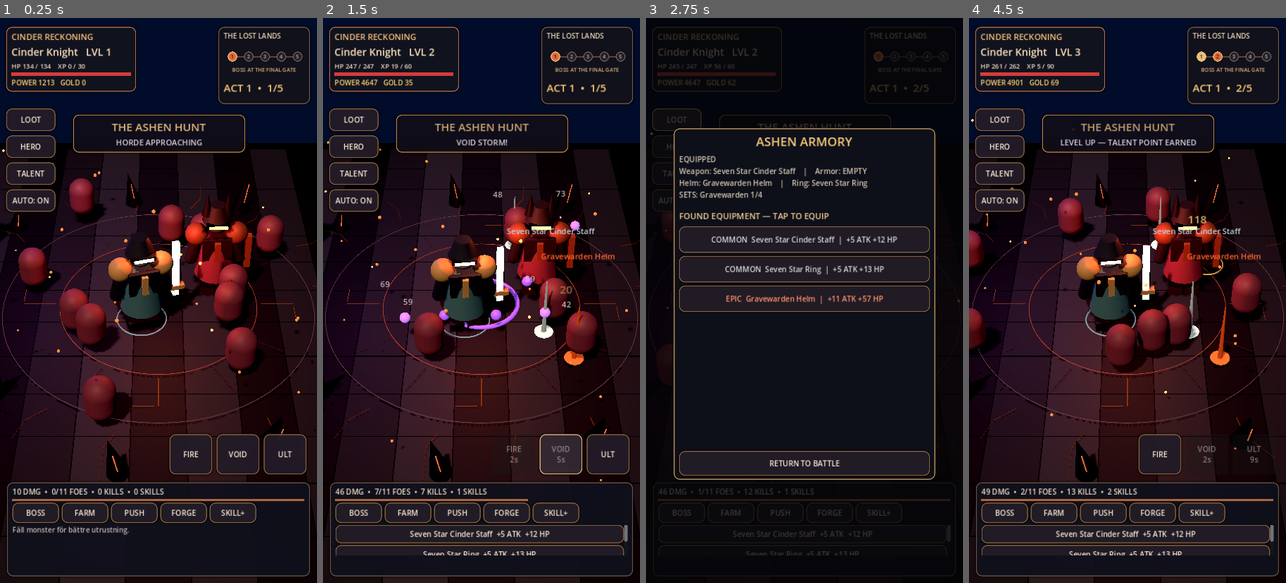
Above: before the commit, frames 1-4 (left to right).
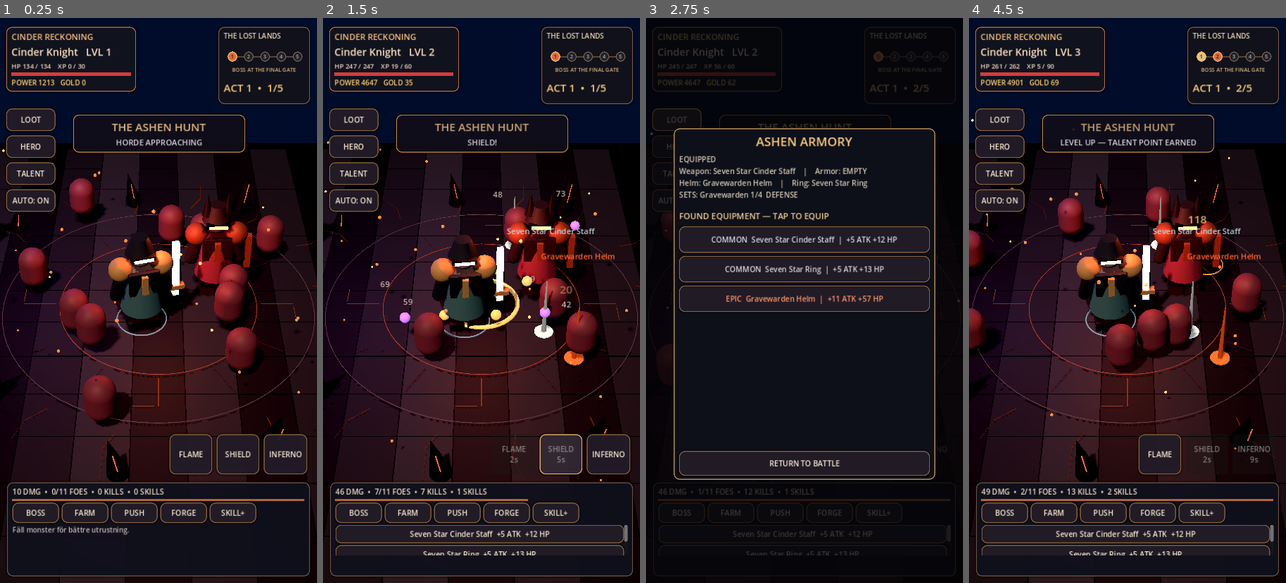
Above: after the commit, the same moments.

Repository: bananofil-wq/AshenIdle
Game: Godot game, scene res://scenes/main.tscn
Same seed, same stepped clock (60 frames per second), same inputs: the game is played once before the commit and once after it.
Inputs (mouse positions are in pixels of both pictures, inside the frame that each line leads up to):
- Up to frame 1 (0.25 s): no input
- Up to frame 2 (1.5 s): click (513, 453) at 0.5 s, where only the run before the commit has a clickable "FIRE"; click (560, 453) at 1.25 s, where only the run before the commit has a clickable "VOID"
- Up to frame 3 (2.75 s): click "LOOT" at 2 s
- Up to frame 4 (4.5 s): click "HERO" at 2.75 s; click "TALENT" at 3.5 s; click "FIRE" (after the commit: "FLAME") at 4.25 s

The runs differ from the first frame. In frame 1, 0.3% of the frame differs, in the area x 56-97%, y 73-81%; in frame 2, 0.7%, in the area x 36-97%, y 21-81%; in frame 3, less than 0.1%; in frame 4, 0.2%.

Commit message:
Differentiate the four classes' spells and add genuine 2/4-piece bonuses for each collectible set

Diff:
--- a/scripts/main.gd
+++ b/scripts/main.gd
@@ -3,6 +3,12 @@
 const CLASSES = ["Cinder Knight", "Ash Ranger", "Ember Mage", "Dusk Reaper"]
 const SETS = ["Cinderborn", "Gravewarden", "Ashen Crown"]
 const BOSS_NAMES = ["ASHEN WARDEN", "VOID HARBINGER", "BONE TYRANT"]
+const CLASS_SPELLS = [
+    ["FLAME", "SHIELD", "INFERNO"],
+    ["VOLLEY", "TRAP", "ARROWFALL"],
+    ["FIRE", "FROST", "ARCANE"],
+    ["REAP", "VOID", "NIGHTFALL"]
+]
 const SLOTS = ["Weapon", "Armor", "Helm", "Ring"]
 const SAVE_FILE = "user://save_v2.json"
 
@@ -363,8 +369,8 @@
     skill_bar.position = Vector2(385, overlay.size.y - 337)
     skill_bar.add_theme_constant_override("separation", 10)
     overlay.add_child(skill_bar)
-    for s in ["FIRE", "VOID", "ULT"]:
-        var b := _ornate_button(s, _use_skill.bind(skill_buttons.size()), Vector2(97, 91))
+    for spell_name in CLASS_SPELLS[hero_class]:
+        var b := _ornate_button(str(spell_name), _use_skill.bind(skill_buttons.size()), Vector2(97, 91))
         skill_buttons.append(b)
         skill_bar.add_child(b)
 
@@ -517,12 +523,30 @@
         var set_name: String = str(item.get("set", ""))
         if set_name != "":
             counts[set_name] = int(counts.get(set_name, 0)) + 1
-    if key == "damage" or key == "hp":
-        for count in counts.values():
-            if int(count) >= 2:
-                total += 12.0 if key == "damage" else 25.0
-            if int(count) >= 4:
-                total += 28.0 if key == "damage" else 50.0
+    for set_name in counts.keys():
+        var count: int = int(counts[set_name])
+        if count >= 2:
+            match str(set_name):
+                "Cinderborn":
+                    if key == "damage": total += 16.0
+                    if key == "elemental": total += 8.0
+                "Gravewarden":
+                    if key == "hp": total += 55.0
+                    if key == "defense": total += 8.0
+                "Ashen Crown":
+                    if key == "crit": total += 10.0
+                    if key == "speed": total += 12.0
+        if count >= 4:
+            match str(set_name):
+                "Cinderborn":
+                    if key == "damage": total += 30.0
+                    if key == "elemental": total += 18.0
+                "Gravewarden":
+                    if key == "hp": total += 85.0
+                    if key == "defense": total += 18.0
+                "Ashen Crown":
+                    if key == "crit": total += 14.0
+                    if key == "speed": total += 20.0
     return total
 
 func _boss_variant() -> int:
@@ -545,7 +569,8 @@
     for i in range(skill_buttons.size()):
         var skill_button: Button = skill_buttons[i]
         skill_button.disabled = float(skill_cooldowns[i]) > 0.0
-        skill_button.text = (["FIRE", "VOID", "ULT"][i] if float(skill_cooldowns[i]) <= 0.0 else ["FIRE", "VOID", "ULT"][i] + "\n%.0fs" % float(skill_cooldowns[i]))
+        var skill_caption: String = str(CLASS_SPELLS[hero_class][i])
+        skill_button.text = (skill_caption if float(skill_cooldowns[i]) <= 0.0 else skill_caption + "\n%.0fs" % float(skill_cooldowns[i]))
     tick += delta
     save_timer += delta
     if hero != null:
@@ -589,7 +614,7 @@
         _complete_wave()
         return
     var remaining_mobs: float = float(arena_mobs.size())
-    var incoming: float = maxf(0.25, float(stage) * 0.085 + remaining_mobs * 0.075 - float(skills[2]) * 0.25)
+    var incoming: float = maxf(0.20, float(stage) * 0.085 + remaining_mobs * 0.075 - float(skills[2]) * 0.25 - _bonus("defense") * 0.045)
     if stage % 5 == 0:
         incoming *= [1.28, 1.10, 1.48][_boss_variant()]
     hp -= incoming
@@ -1076,7 +1101,9 @@
             current.append(slot + ": EMPTY")
     var set_parts: PackedStringArray = PackedStringArray()
     for set_name in set_counts:
-        set_parts.append(str(set_name) + " " + str(set_counts[set_name]) + "/4")
+        var bonus_hint := "FIRE DPS" if set_name == "Cinderborn" else "DEFENSE" if set_name == "Gravewarden" else "CRIT/SPEED"
+        var pieces: int = int(set_counts[set_name])
+        set_parts.append("%s %d/4  %s%s" % [str(set_name), pieces, bonus_hint, "  ACTIVE" if pieces >= 2 else ""])
     inventory_summary.text = "EQUIPPED\n" + "    |    ".join(current.slice(0, 2)) + "\n" + "    |    ".join(current.slice(2, 4)) + "\nSETS: " + (", ".join(set_parts) if not set_parts.is_empty() else "None")
     for child in inventory_list.get_children():
         child.queue_free()
@@ -1167,17 +1194,29 @@
     if float(skill_cooldowns[index]) > 0.0:
         return
     skill_cooldowns[index] = [3.2, 5.2, 12.0][index]
-    var palette: Array = [Color("ff6b20"), Color("9653ff"), Color("fff1a8")]
-    _spell_burst(palette[index], 2.2 + float(index) * 0.7, 3 + index * 2)
+    var palettes: Array = [
+        [Color("ff6b20"), Color("e2bd68"), Color("ffb23a")],
+        [Color("87c866"), Color("95d9db"), Color("fff09a")],
+        [Color("ff7435"), Color("7ae2fd"), Color("d9a8ff")],
+        [Color("bf566c"), Color("814de7"), Color("f793cc")]
+    ]
+    var tint: Color = palettes[hero_class][index]
+    _spell_burst(tint, 2.2 + float(index) * 0.7, 3 + index * 2)
     var multiplier: float = [1.25, 1.60, 2.80][index]
+    if hero_class == 2:
+        multiplier *= 1.18
+    elif hero_class == 3 and index == 2:
+        multiplier *= 1.30
+    if hero_class == 0 and index == 1:
+        hp = minf(_max_hp(), hp + _max_hp() * 0.11)
     var targets: Array = arena_mobs.duplicate()
     targets.shuffle()
-    var target_count: int = mini(targets.size(), [3, 5, 10][index])
+    var target_count: int = mini(targets.size(), [3, 5, 10][index] + (2 if hero_class == 1 else 0))
     for i in range(target_count):
         var mob: Node3D = targets[i] as Node3D
         if is_instance_valid(mob) and arena_mobs.has(mob):
             _hit_mob(mob, _damage() * multiplier, index == 2)
-    combat_note = ["FIRE NOVA!", "VOID STORM!", "ASHEN APOCALYPSE!"][index]
+    combat_note = str(CLASS_SPELLS[hero_class][index]) + "!"
     if arena_mobs.is_empty():
         _complete_wave()
     _refresh()
